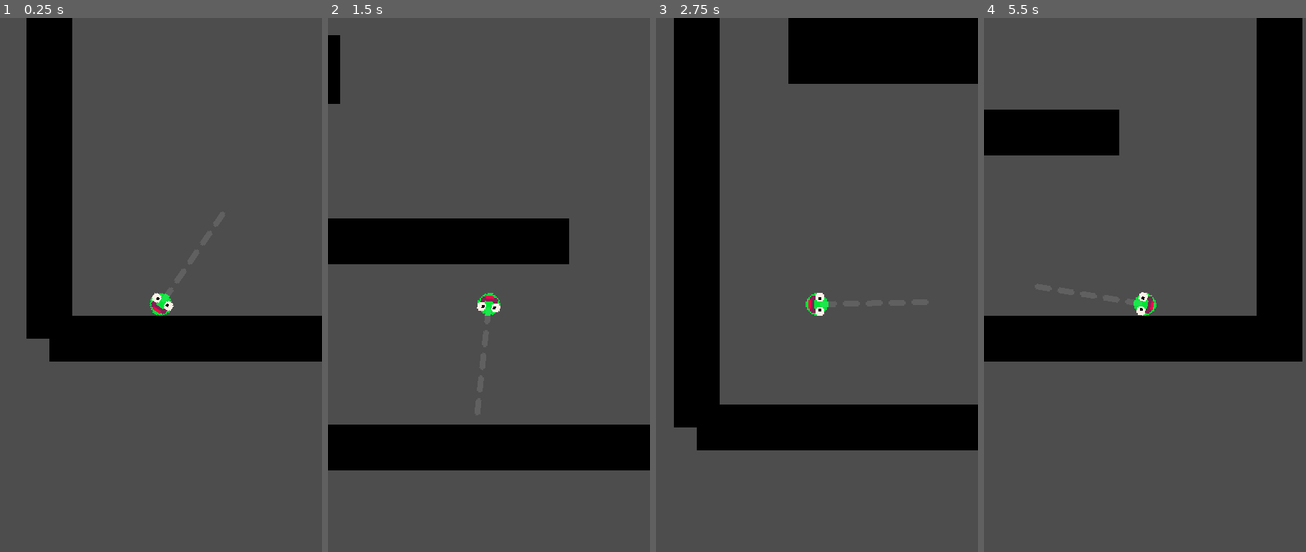
Above: before the commit, frames 1-4 (left to right).
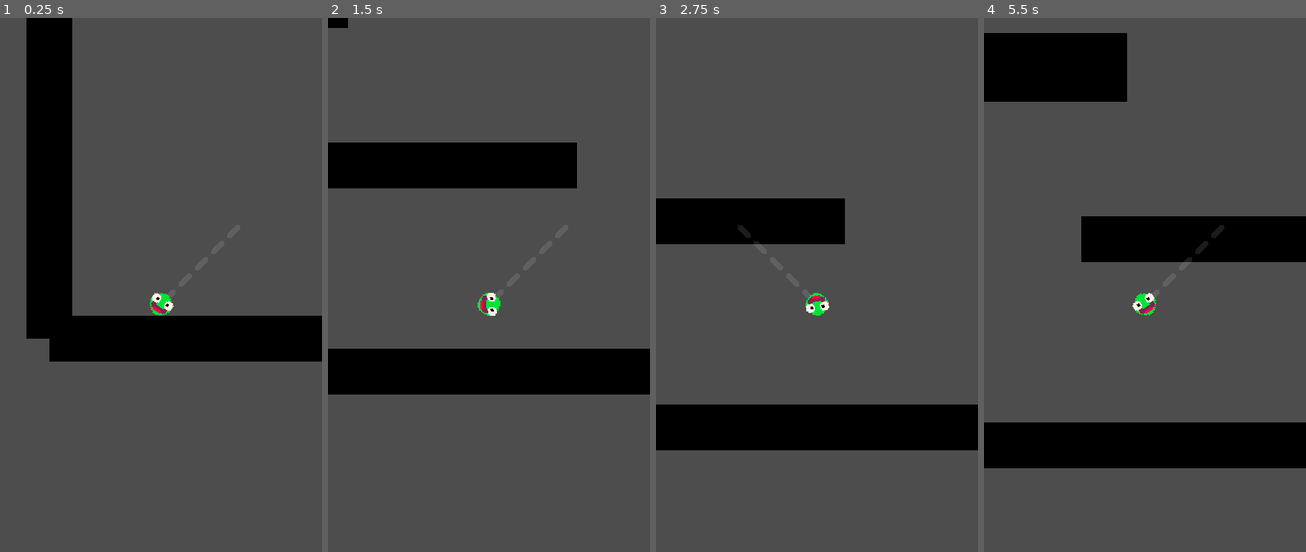
Above: after the commit, the same moments.

Repository: NEW-CYLANDIA/7drl2023
Game: Godot game, scene res://src/game_scene.tscn
Same seed, same stepped clock (60 frames per second), same inputs: the game is played once before the commit and once after it.
Inputs:
- Up to frame 1 (0.25 s): no input
- Up to frame 2 (1.5 s): tap Space (action) at 0.6, 1.35 s
- Up to frame 3 (2.75 s): tap Space (action) at 2.1 s
- Up to frame 4 (5.5 s): tap Space (action) every 0.75 s from 2.85 to 5.1 s

The runs differ from the first frame. In frame 1, less than 0.1% of the frame differs, in the area x 50-53%, y 51-54%; in frame 2, 31%; in frame 3, 21%; in frame 4, 38%, in the area x 0-100%, y 0-85%.

Commit message:
changing the grapple hook to be at a 45 degree angle, and added back the jump

Diff:
--- a/src/Player.gd
+++ b/src/Player.gd
@@ -11,6 +11,7 @@
 @export var tongue_length:float = 100;
 @export var tongue_extend_speed = 0.5;
 @export var tongue_grapple_point_sprite:Node2D
+@export var tongue_suck_force = 20;
 
 var dir = 1;
 
@@ -29,7 +30,7 @@
 
 func _ready():
 	tongue_sprite = $Sprite/Tongue;
-	tongue_ray = $Sprite/TongueRay;
+	tongue_ray = $TongueRay;
 	tongue_length_normalizer = 1.0 / tongue_sprite.texture.get_height();
 	tongue_ray.target_position = tongue_ray.target_position.normalized() * tongue_length;
 func _physics_process(delta):
@@ -41,16 +42,22 @@
 
 	if (state == State.Moving):
 		if (sign(dir) != sign($WallRay.target_position.x)):
+			print ($TongueGuide.rotation_degrees)
+			if (round($TongueGuide.rotation_degrees) == -135):
+				print("hallo");
+				$TongueGuide.rotation_degrees -= 90;
+			else:
+				$TongueGuide.rotation_degrees += 90;
+			$TongueRay.target_position.x *= -1;
 			$WallRay.target_position.x *= -1;
 		if Input.is_action_just_pressed("action"):
 			if (is_on_floor()):
-				velocity.y = jump_vel;
-			else:
-				if (tongue_ray.is_colliding()):
-					var collider = tongue_ray.get_collider()
-					tongue_grapple_point = tongue_ray.get_collision_point();
-					tongue_length = position.distance_to(tongue_grapple_point) + 5;
-					change_state(State.Transitioning);
+				velocity.y += jump_vel;
+			elif (tongue_ray.is_colliding()):
+				var collider = tongue_ray.get_collider()
+				tongue_grapple_point = tongue_ray.get_collision_point();
+				tongue_length = position.distance_to(tongue_grapple_point);
+				change_state(State.Transitioning);
 
 		# Get the input direction and handle the movement/deceleration.
 		target_vel.x = dir * speed;
@@ -61,10 +68,8 @@
 		if ($WallRay.is_colliding()):
 			dir *= -1;
 			velocity.x = dir * speed;
-			$WallRay.target_position.x *= -1;
 
 	if (state == State.Transitioning):
-		velocity = Vector2.ZERO;
 		var target_tongue_length:float = (tongue_grapple_point - position).length() * tongue_length_normalizer
 		tongue_sprite.scale.y = move_toward(tongue_sprite.scale.y, target_tongue_length, tongue_extend_speed);
 
@@ -78,8 +83,10 @@
 
 	if (state == State.Swinging):
 		var pointing_vec = (tongue_grapple_point - position);
+
 		tongue_sprite.scale.y = pointing_vec.length() * tongue_length_normalizer;
 		tongue_sprite.rotation = pointing_vec.angle() - $Sprite.rotation + PI/2;
+
 		var dir_to_grapple = (tongue_grapple_point - position).normalized();
 		var speed_towards_point = velocity.dot(dir_to_grapple)
 		if (position.distance_to(tongue_grapple_point) > tongue_length):
@@ -101,11 +108,12 @@
 	if new_state == State.Swinging:
 		var artificial_vel = (tongue_grapple_point - position);
 		artificial_vel.y *= -1;
-		artificial_vel *= 10;
-		velocity += artificial_vel;
+		artificial_vel *= 5;
+		#velocity += artificial_vel;
 		tongue_grapple_point_sprite.visible = true;
 		tongue_grapple_point_sprite.position = tongue_grapple_point;
 	if new_state == State.Transitioning:
-		velocity = Vector2.ZERO;
+		pass
+		#velocity = Vector2.ZERO;
 
 	state = new_state;
--- a/src/game_scene.tscn
+++ b/src/game_scene.tscn
@@ -33,8 +33,10 @@
 [node name="Player" type="CharacterBody2D" parent="." node_paths=PackedStringArray("tongue_grapple_point_sprite")]
 position = Vector2(58, 163)
 script = ExtResource("2_cosea")
+speed = 200.0
 friction = 5.0
 accel = 10.0
+tongue_length = 200.0
 tongue_grapple_point_sprite = NodePath("../TongueGrapplePoint")
 
 [node name="CollisionShape2D" type="CollisionShape2D" parent="Player"]
@@ -43,22 +45,23 @@
 [node name="WallRay" type="RayCast2D" parent="Player"]
 target_position = Vector2(10, 0)
 
+[node name="TongueRay" type="RayCast2D" parent="Player"]
+target_position = Vector2(23, -20)
+
+[node name="TongueGuide" type="Sprite2D" parent="Player"]
+modulate = Color(1, 1, 1, 0.109804)
+rotation = -2.35619
+texture = ExtResource("3_sdfyn")
+offset = Vector2(0, 40)
+
 [node name="Sprite" type="Sprite2D" parent="Player"]
 texture = ExtResource("1_h0s8c")
-
-[node name="TongueGuide" type="Sprite2D" parent="Player/Sprite"]
-modulate = Color(1, 1, 1, 0.109804)
-position = Vector2(0, -40)
-texture = ExtResource("3_sdfyn")
 
 [node name="Tongue" type="Sprite2D" parent="Player/Sprite"]
 position = Vector2(0, 5.00001)
 scale = Vector2(1, 1e-05)
 texture = ExtResource("5_1j2ui")
 offset = Vector2(0, -38.1232)
-
-[node name="TongueRay" type="RayCast2D" parent="Player/Sprite"]
-target_position = Vector2(0, -47)
 
 [node name="Camera2D" type="Camera2D" parent="."]
 script = ExtResource("4_xxo8d")
